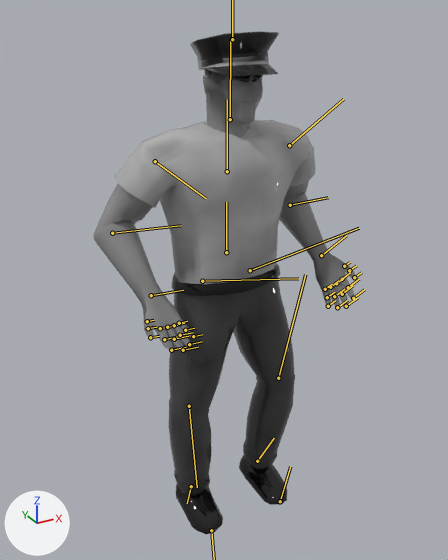
An edit to the FBX model Assets/Characters/Officer/AM_OfficerRun_01.fbx, drawn before and after from the same camera.
Before and after are seen from a 50 mm camera at (-8.82, -15.13, 16.27) aimed at (-0.26, 0.43, 8.49). The lights are fixed; the arrows at lower left show +X, +Y and +Z. Both versions are drawn at frame 13 of the action 'Take 001'; the numbers are the values there. The bones that bend it are drawn over the model as lines.

Objects in the first picture: 'SM_FunPolice_01'.
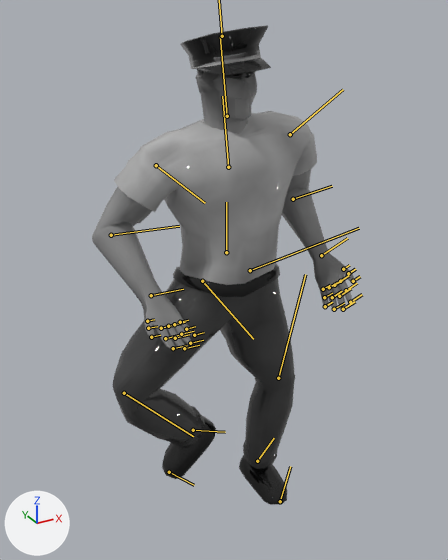
Location of each change, [x1, y1, x2, y2] in pixels of the pictures (448 x 560 px):
'SM_FunPolice_01', posed: before [93, 32, 356, 534]; after [92, 25, 354, 505]
bone 'R_Leg_01', root to tip: before (202, 281) to (298, 278); after (202, 281) to (253, 339)
bone 'joint9', root to tip: before (189, 406) to (197, 487); after (124, 393) to (193, 436)
bone 'Chest_01', root to tip: before (227, 171) to (227, 99); after (228, 167) to (222, 96)
bone 'L_Shoulder_01', root to tip: before (289, 145) to (343, 99); after (290, 134) to (343, 89)
bone 'L_Elbow_01', root to tip: before (290, 205) to (328, 197); after (293, 199) to (332, 186)
bone 'R_Shoulder_01', root to tip: before (155, 161) to (206, 198); after (156, 165) to (205, 203)
bone 'R_Elbow_01', root to tip: before (112, 233) to (181, 225); after (111, 235) to (179, 226)

What the commit changed:
Bone 'R_Leg_01' (bone_r_leg_01) turns from (0, -7, 8) to (8, -6, 45) degrees about its own x, y and z.
Bone 'joint9' (bone_joint9) turns from (-14, 1, -16) to (-86, 4, -98) degrees about its own x, y and z.
Bone 'Chest_01' (bone_chest_01) moves from (0.0, 0.0, 0.0) to (6.0, 11.0, 0.0).
Bone 'Chest_01' (bone_chest_01) turns from (0, 0, 0) to (0, 0, 6) degrees about its own x, y and z.
Bone 'L_Shoulder_01' (bone_l_shoulder_01) turns from (12, 28, -53) to (11, 26, -61) degrees about its own x, y and z.
Bone 'L_Elbow_01' (bone_l_elbow_01) turns from (-16, -69, -23) to (-13, -56, -18) degrees about its own x, y and z.
Bone 'R_Shoulder_01' (bone_r_shoulder_01) turns from (28, 15, -40) to (27, 15, -33) degrees about its own x, y and z.
Bone 'R_Elbow_01' (bone_r_elbow_01) turns from (-15, -65, -21) to (-16, -69, -23) degrees about its own x, y and z.
